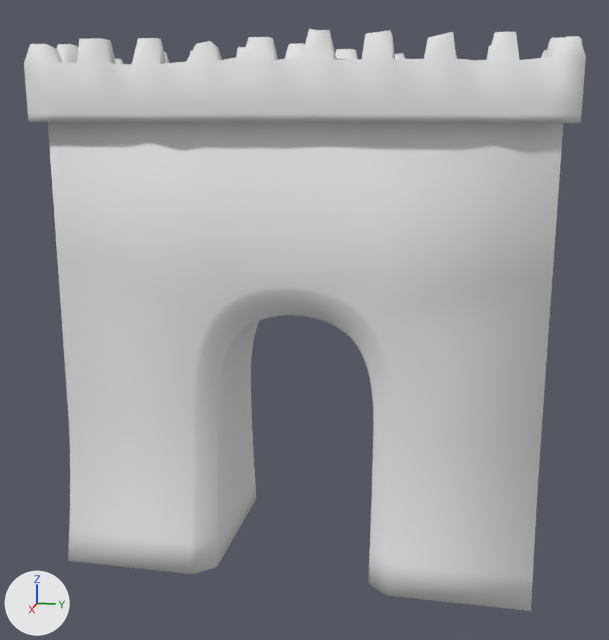
Before and after pictures for a commit that changed the Blender file Assets/Models/arch.blend.
Camera for both pictures: a 50 mm lens placed at (10.69, 2.1, 4.82), pointed at (0.05, -0.02, 2.16). The lights are fixed; the arrows at lower left show +X, +Y and +Z.
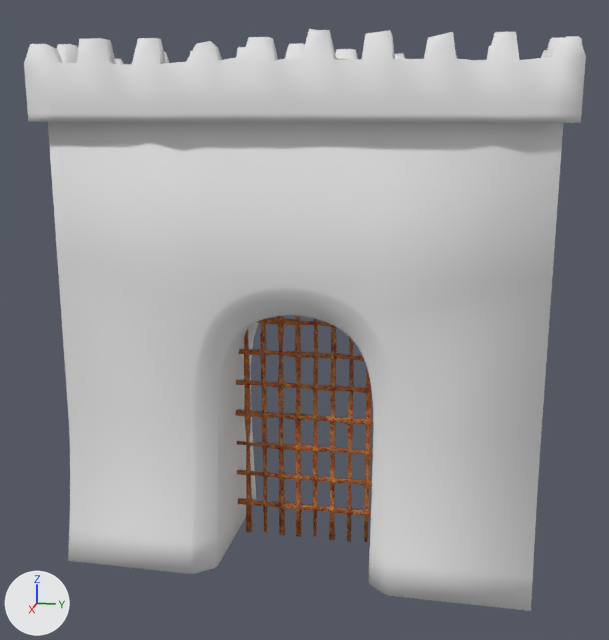
Pixel boxes [x1, y1, x2, y2] of what changed, in the pictures (609 x 640 px):
'Cube.001', added (brown): after [236, 316, 373, 542]

What changed in the scene script:
```text
Add img_metalrustedplate_jpg:
    img_metalrustedplate_jpg = load_image('metalrustedplate.jpg', '../Images/metalrustedplate.jpg', 2048, 2048, 'sRGB')
Add mat_metalrustedplate_jpg:
    mat_metalrustedplate_jpg = principled_material('metalrustedplate.jpg')
    mat_metalrustedplate_jpg.texture = img_metalrustedplate_jpg
Add me_cube_001:
    me_cube_001.from_pydata(...)  # 640 vertices, 736 faces; spans x -0.06..0.05, y -1.09..1.09, z -1.02..3.01
    me_cube_001.polygons.foreach_set('use_smooth', [True] * 736)
    me_cube_001.materials.append(mat_metalrustedplate_jpg)  # picture img_metalrustedplate_jpg
Add ob_cube_001:
    ob_cube_001 = bpy.data.objects.new('Cube.001', me_cube_001)
    ob_cube_001.location = (0.0, 0.0, 0.0)
```
